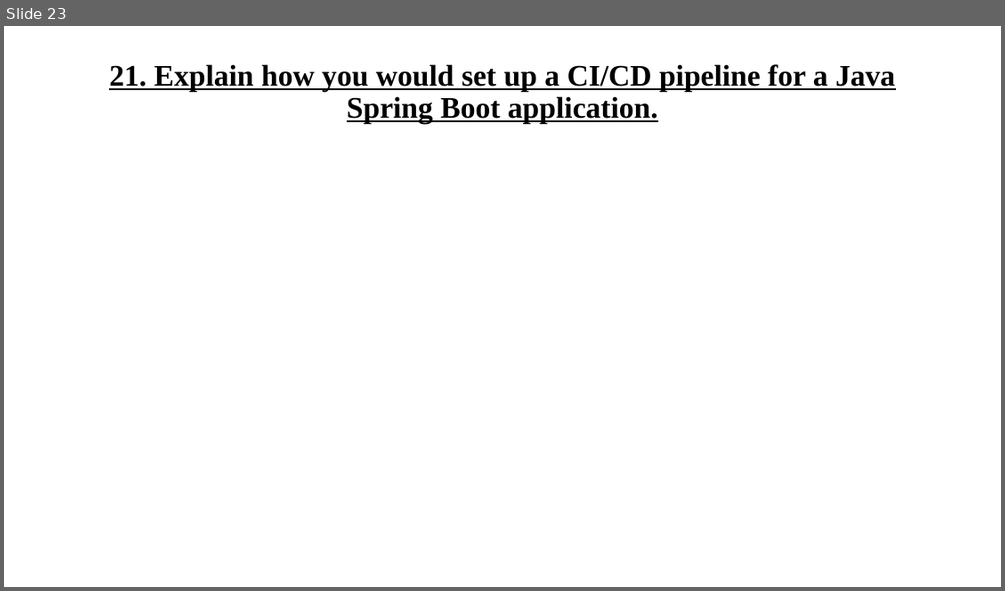
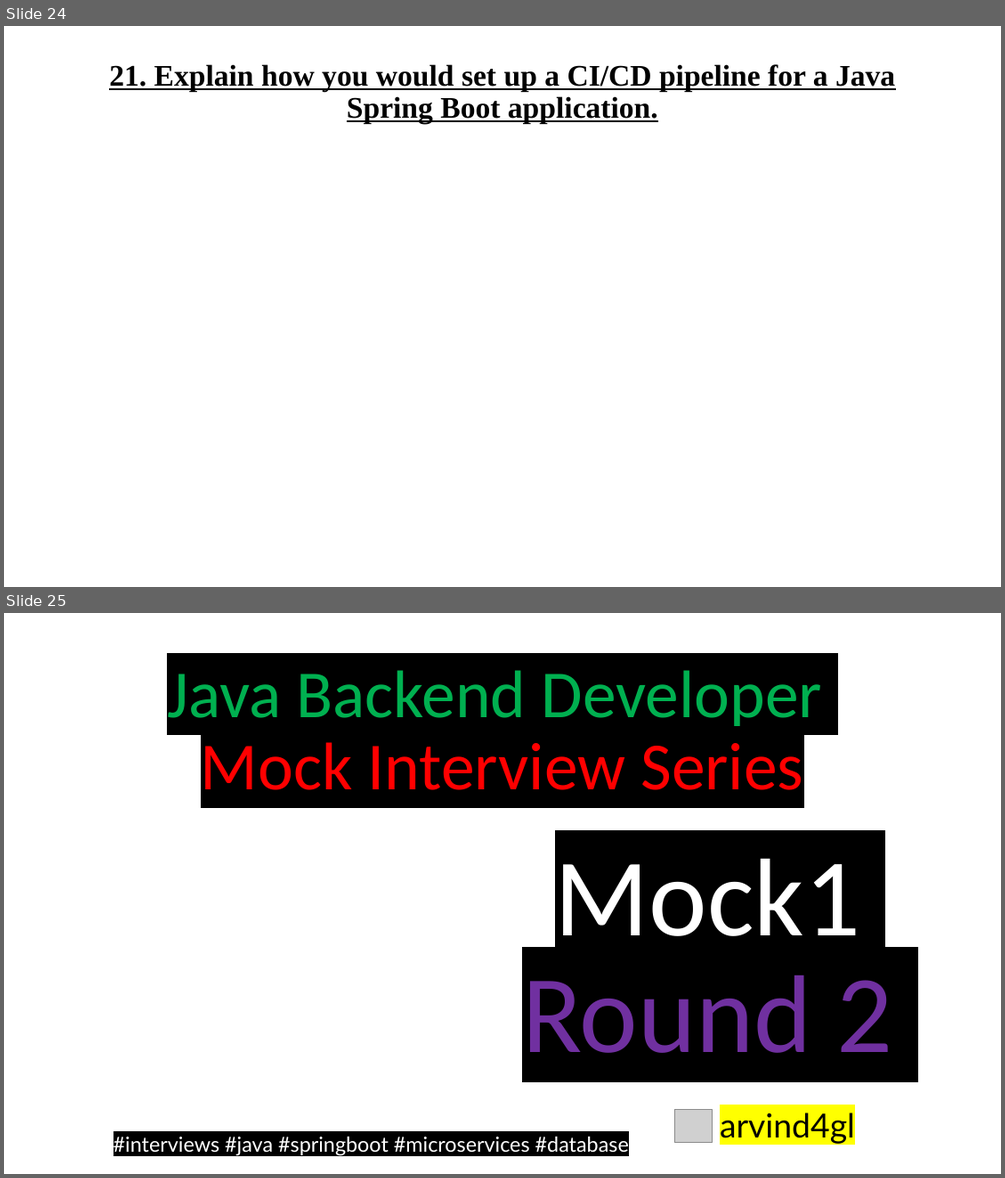
Before and after one commit to codefarm0/interview-preparation, a slide deck: Java Backend Developer Mock Interviews/mock1/Java Backend Developer Mock Interviews.pptx. Shown one above the other, each under a label of ours: slide 23 before the commit, slides 24 and 25 after it. The pictures are 1005x591 and 1005x1178 pixels, drawn with LibreOffice and Linux fonts; fonts in the diff are those of the drawing; grey boxes stand for pictures; background and template pictures are left out. Boxes give left, top, right and bottom in pixels: in the first picture for what was removed or moved away, otherwise in the second. Text is boxed around its words. In the diff, an @@ line names an element or a change of style, - is before the commit and + after.

```diff
--- a/Java Backend Developer Mock Interviews/mock1/Java Backend Developer Mock Interviews.pptx
+++ b/Java Backend Developer Mock Interviews/mock1/Java Backend Developer Mock Interviews.pptx
@@ slide 25 added at (4, 613, 1001, 1174), background picture (left out) @@
@@ title added at (167, 670, 822, 790), 64.8 pt, text #00B050 @@
+Java Backend Developer
+Mock Interview Series
@@ subtitle added at (522, 858, 893, 1053), 106.4 pt, text #7030A0 @@
+Mock1
+Round 2
@@ picture added at (674, 1110, 712, 1143) @@
@@ text added at (720, 1112, 855, 1143), 32 pt, text #000000 @@
+arvind4gl
@@ text added at (113, 1135, 629, 1156), 20 pt, text #FFFFFF @@
+#interviews #java #springboot #microservices #database
@@ what was slide 23 is now slide 24 @@
```
Also in this commit, not shown: 1 slide changed, 19 other slides added, 3 other files.
